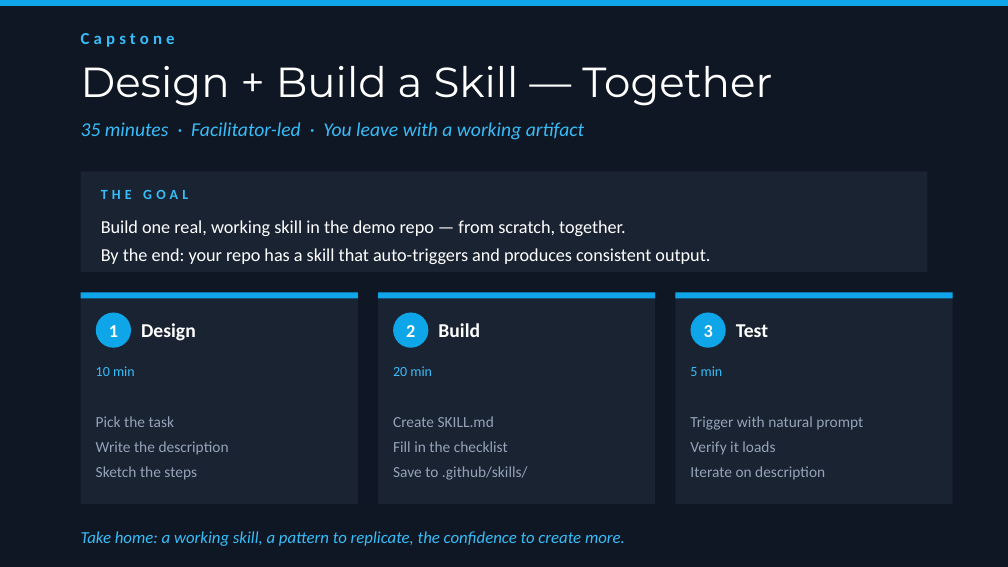
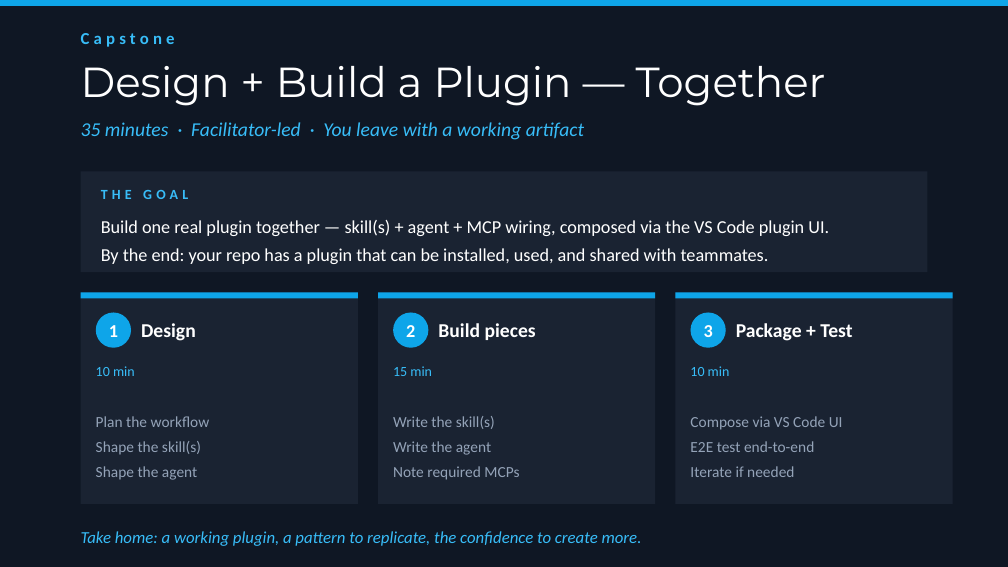
Before and after one commit to bubuding0809/copilot-cli-for-beginners, a slide deck: slide 18 of WORKSHOP-PRESENTATION.pptx. Drawn at 1008x567 pixels with LibreOffice and Linux fonts; fonts in the diff are those of the drawing. Boxes give left, top, right and bottom in pixels: in the first picture for what was removed or moved away, otherwise in the second. Text is boxed around its words. In the diff, an @@ line names an element or a change of style, - is before the commit and + after.

```diff
--- a/WORKSHOP-PRESENTATION.pptx
+++ b/WORKSHOP-PRESENTATION.pptx
@@ text at <box>81,66,826,106</box>: text changed @@
-Design + Build a Skill — Together
+Design + Build a Plugin — Together
@@ text at <box>101,220,829,264</box>: text changed @@
-Build one real, working skill in the demo repo — from scratch, together.
-By the end: your repo has a skill that auto-triggers and produces consistent output.
+Build one real plugin together — skill(s) + agent + MCP wiring, composed via the VS Code plugin UI.
+By the end: your repo has a plugin that can be installed, used, and shared with teammates.
@@ text at <box>438,323,536,340</box>: text changed @@
-Build
+Build pieces
@@ text at <box>736,323,852,341</box>: text changed @@
-Test
+Package + Test
@@ text at <box>393,366,432,376</box>: text changed @@
-20 min
+15 min
@@ text at <box>690,366,730,376</box>: text changed @@
-5 min
+10 min
@@ text at <box>96,416,210,480</box>: text changed @@
-Pick the task
-Write the description
-Sketch the steps
+Plan the workflow
+Shape the skill(s)
+Shape the agent
@@ text at <box>393,416,519,480</box>: text changed @@
-Create SKILL.md
-Fill in the checklist
-Save to .github/skills/
+Write the skill(s)
+Write the agent
+Note required MCPs
@@ text at <box>690,416,843,477</box>: text changed @@
-Trigger with natural prompt
-Verify it loads
-Iterate on description
+Compose via VS Code UI
+E2E test end-to-end
+Iterate if needed
@@ text at <box>81,531,642,546</box>: text changed @@
-Take home: a working skill, a pattern to replicate, the confidence to create more.
+Take home: a working plugin, a pattern to replicate, the confidence to create more.
```
Also in this commit, not shown: 6 other slides changed, 3 other files.
